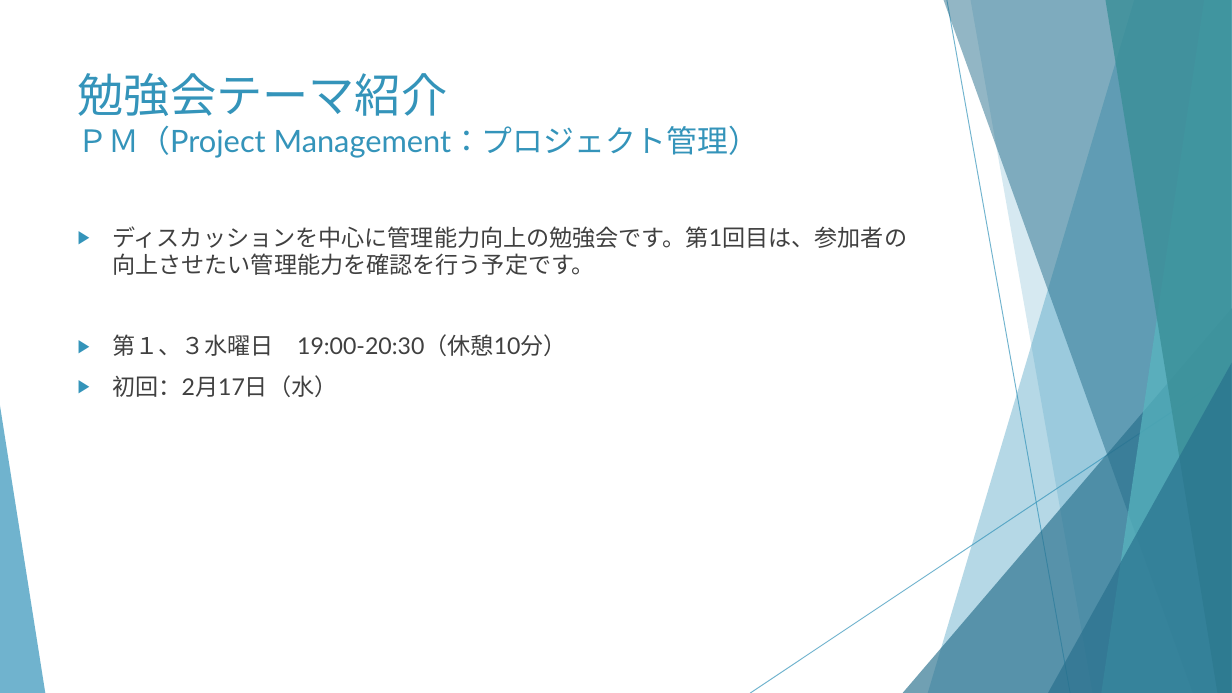
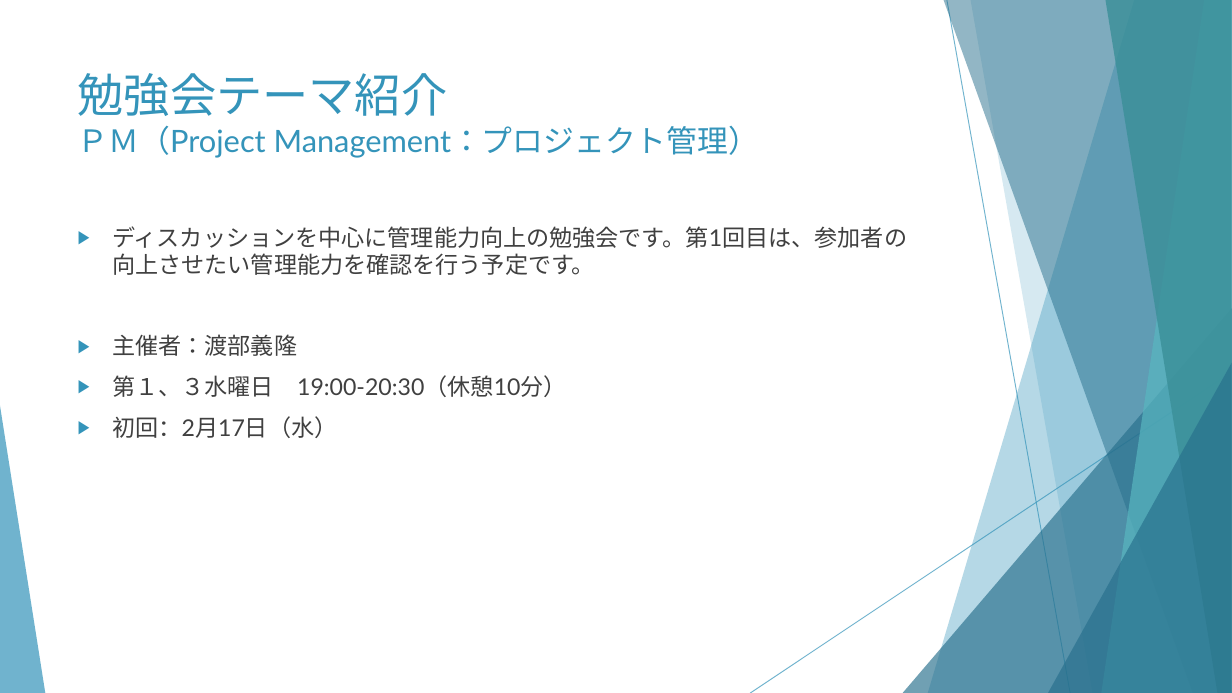
Before and after one commit to huangweijing/rpastudy, a slide deck: slide 5 of 010_事前準備/030_部会説明/20210212_勉強会説明.pptx. Drawn at 1232x693 pixels with LibreOffice and Linux fonts; fonts in the diff are those of the drawing. Boxes give left, top, right and bottom in pixels: in the first picture for what was removed or moved away, otherwise in the second. Text is boxed around its words. In the diff, an @@ line names an element or a change of style, - is before the commit and + after.

```diff
--- a/010_事前準備/030_部会説明/20210212_勉強会説明.pptx
+++ b/010_事前準備/030_部会説明/20210212_勉強会説明.pptx
@@ text at bbox=[112, 334, 297, 356]: paragraph added @@
+▶ 主催者：渡部義隆
```
Also in this commit, not shown: 6 other slides changed.
